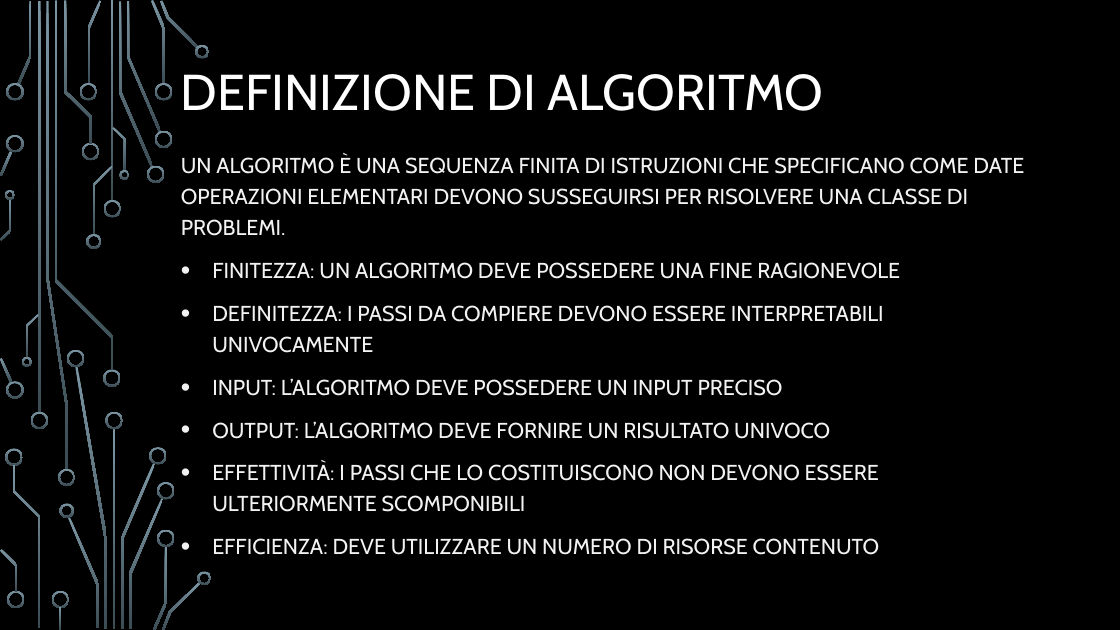
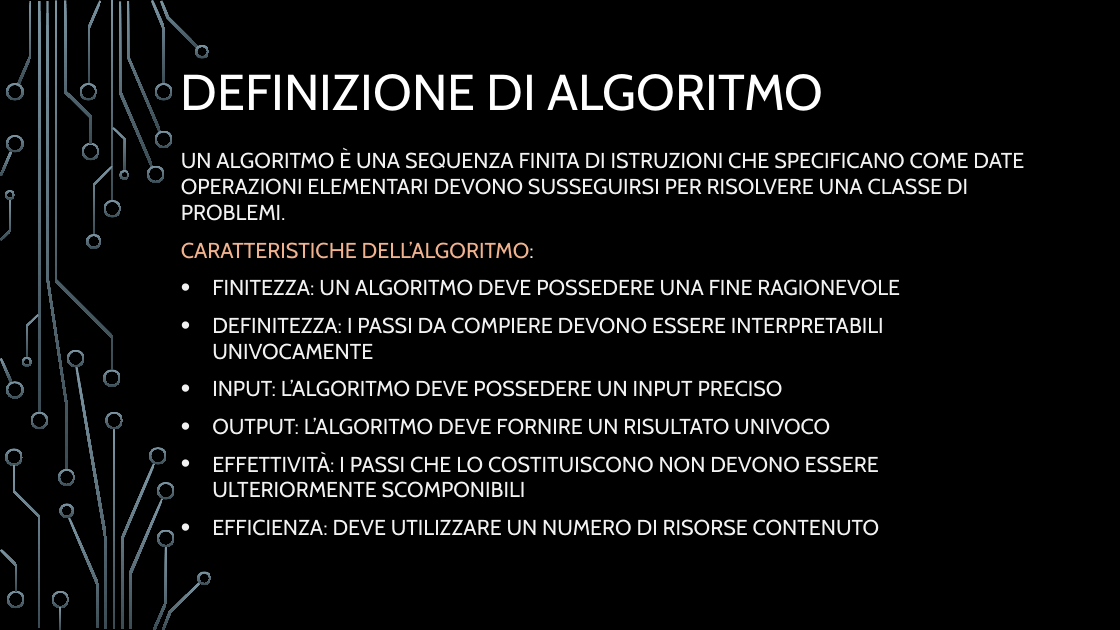
Before and after one commit to Eros-Capo/Corso-Java, a slide deck: slide 22 of Corso Java.pptx. Drawn at 1120x630 pixels with LibreOffice and Linux fonts; fonts in the diff are those of the drawing; background and template pictures are left out. Boxes give left, top, right and bottom in pixels: in the first picture for what was removed or moved away, otherwise in the second. Text is boxed around its words. In the diff, an @@ line names an element or a change of style, - is before the commit and + after.

```diff
--- a/Corso Java.pptx
+++ b/Corso Java.pptx
@@ subtitle at (x1=181, y1=150, x2=1024, y2=536): line spacing 1.2 to 1 @@
@@ subtitle at (x1=181, y1=241, x2=534, y2=259): paragraph added @@
+CARATTERISTICHE DELL’ALGORITMO:
```
Also in this commit, not shown: 28 other slides changed, 1 other file.
